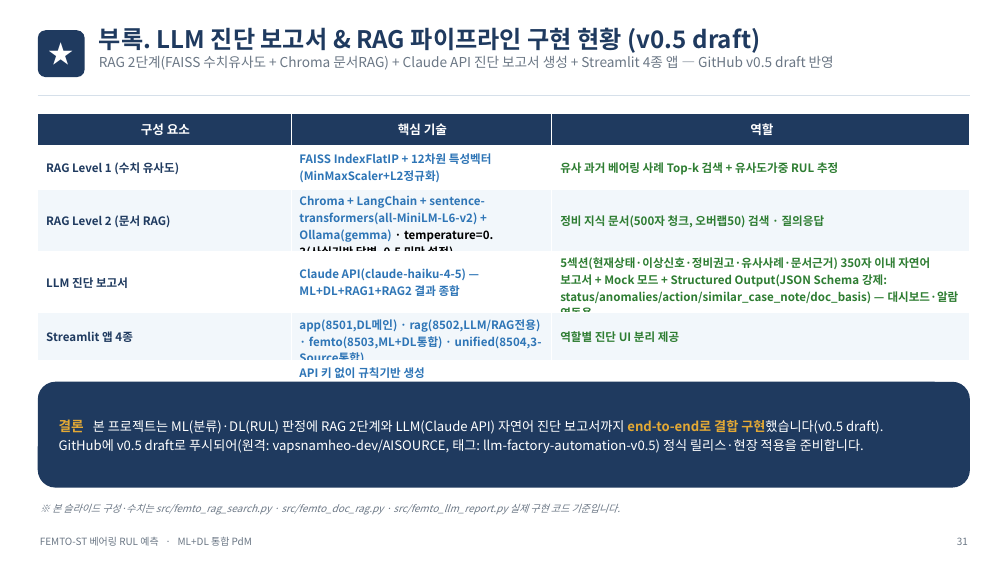
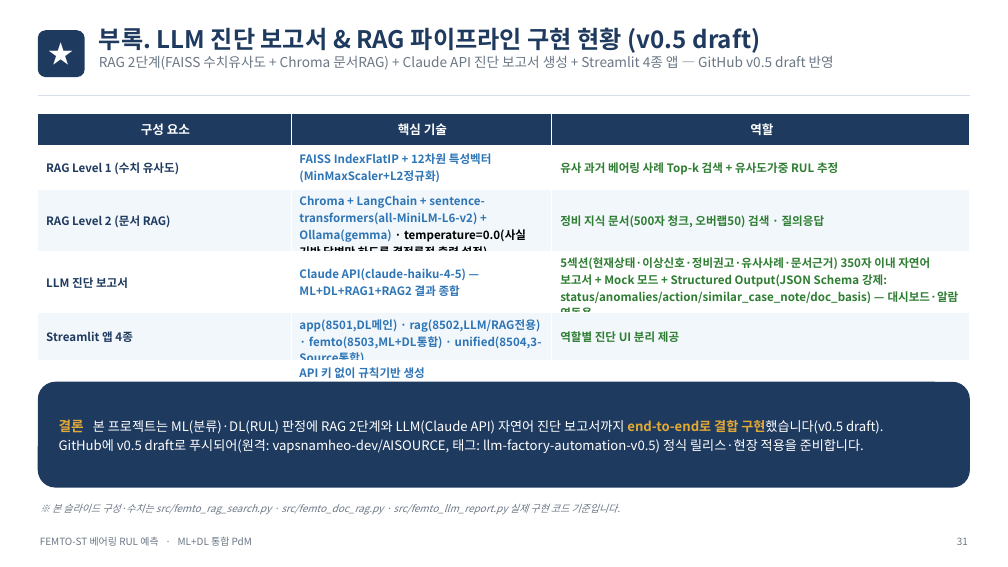
Before and after one commit to vapsnamheo-dev/AISOURCE, a slide deck: slide 33 of Homework/LLM_FactoryAutomation/산출물/허남_LLM프로젝트(산업 추가).pptx. Drawn at 1008x567 pixels with LibreOffice and Linux fonts; fonts in the diff are those of the drawing. Boxes give left, top, right and bottom in pixels: in the first picture for what was removed or moved away, otherwise in the second. Text is boxed around its words. In the diff, an @@ line names an element or a change of style, - is before the commit and + after.

Commit message:
fix: RAG(femto_doc_rag) temperature 0.3 -> 0.0으로 낮춰 사실 기반 답변만 생성
- RAG는 사실 기반 답변만 해야 하므로 결정론적 출력(0.0)으로 강화
- pptx 슬라이드 33 표, docx 부록 M.1 표의 temperature 값 문구 동기화

```diff
--- a/Homework/LLM_FactoryAutomation/산출물/허남_LLM프로젝트(산업 추가).pptx
+++ b/Homework/LLM_FactoryAutomation/산출물/허남_LLM프로젝트(산업 추가).pptx
@@ table at [38, 113, 970, 435] @@
-row 3, column 2: Chroma + LangChain + sentence-transformers(all-MiniLM-L6-v2) + Ollama(gemma) · temperature=0.3(사실기반 답변, 0.5 미만 설정)
+row 3, column 2: Chroma + LangChain + sentence-transformers(all-MiniLM-L6-v2) + Ollama(gemma) · temperature=0.0(사실 기반 답변만 하도록 결정론적 출력 설정)
```
Also in this commit, not shown: 2 other files.
